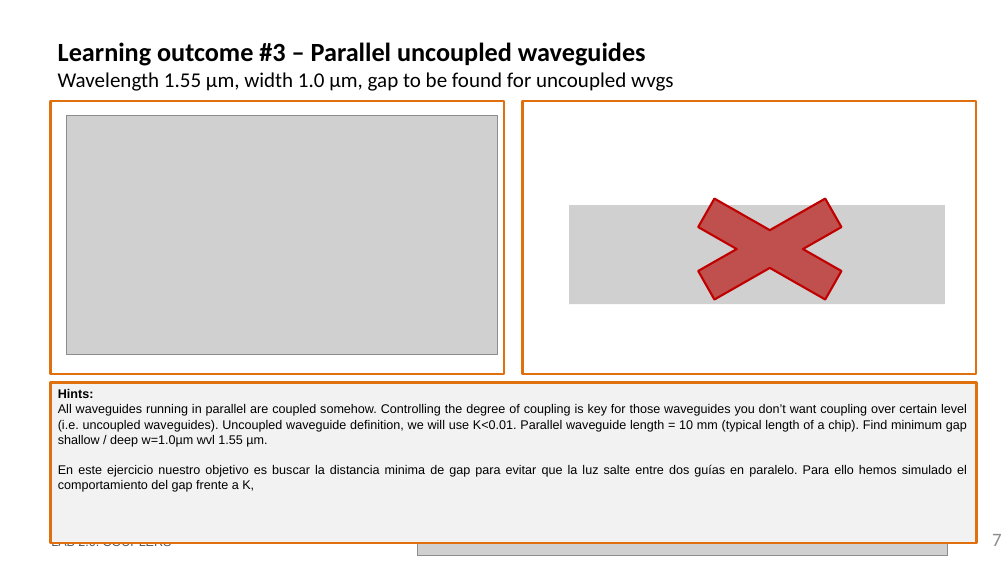
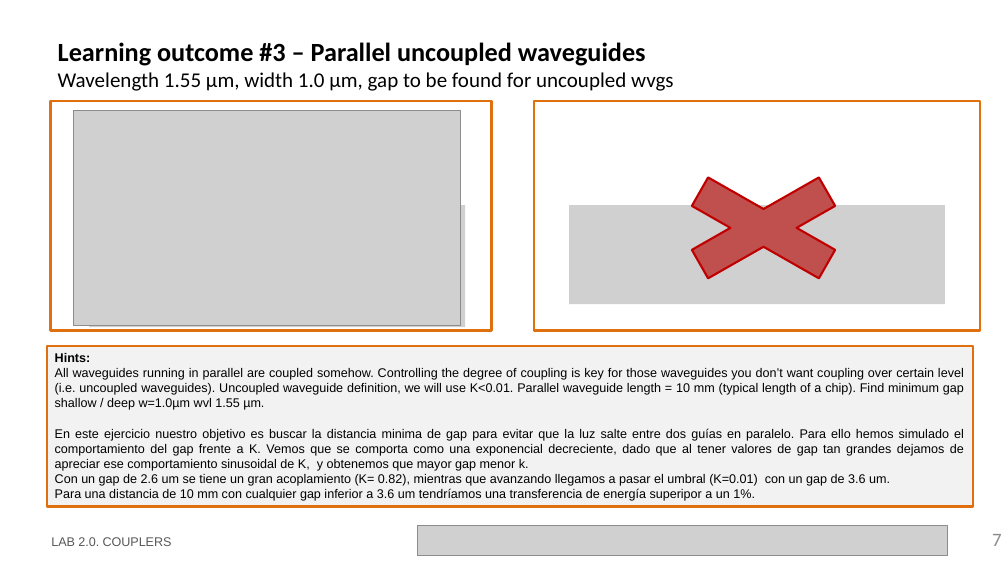
Before and after one commit to nmargar4/pic-upv-lab2, a slide deck: slide 7 of LabBook_20_Nadia.pptx. Drawn at 1008x567 pixels with LibreOffice and Linux fonts; fonts in the diff are those of the drawing; grey boxes stand for pictures; background and template pictures are left out. Boxes give left, top, right and bottom in pixels: in the first picture for what was removed or moved away, otherwise in the second. Text is boxed around its words. In the diff, an @@ line names an element or a change of style, - is before the commit and + after.

```diff
--- a/LabBook_20_Nadia.pptx
+++ b/LabBook_20_Nadia.pptx
@@ rectangle: place and size @@
-rectangle at [51,101,504,374]
+rectangle at [51,101,492,330]
@@ picture: place and size @@
-picture at [67,115,497,355]
+picture at [73,110,461,326]
@@ rectangle: place and size @@
-rectangle at [523,101,976,374]
+rectangle at [534,101,980,330]
@@ cross: place and size @@
-cross at [648,179,892,318]
+cross at [641,158,885,297]
@@ picture added at [89,205,465,327] @@
@@ rectangle "Hints:": place and size @@
-rectangle "Hints:" at [51,383,977,543]
+rectangle "Hints:" at [48,346,974,507]
@@ text in rectangle at [55,428,964,501]: text changed @@
-En este ejercicio nuestro objetivo es buscar la distancia minima de gap para evitar que la luz salte entre dos guías en paralelo. Para ello hemos simulado el comportamiento del gap frente a K,
+En este ejercicio nuestro objetivo es buscar la distancia minima de gap para evitar que la luz salte entre dos guías en paralelo. Para ello hemos simulado el comportamiento del gap frente a K. Vemos que se comporta como una exponencial decreciente, dado que al tener valores de gap tan grandes dejamos de apreciar ese comportamiento sinusoidal de K, y obtenemos que mayor gap menor k.
+Con un gap de 2.6 um se tiene un gran acoplamiento (K= 0.82), mientras que avanzando llegamos a pasar el umbral (K=0.01) con un gap de 3.6 um.
+Para una distancia de 10 mm con cualquier gap inferior a 3.6 um tendríamos una transferencia de energía superipor a un 1%.
```
Also in this commit, not shown: 5 other slides changed, 1 other file.
